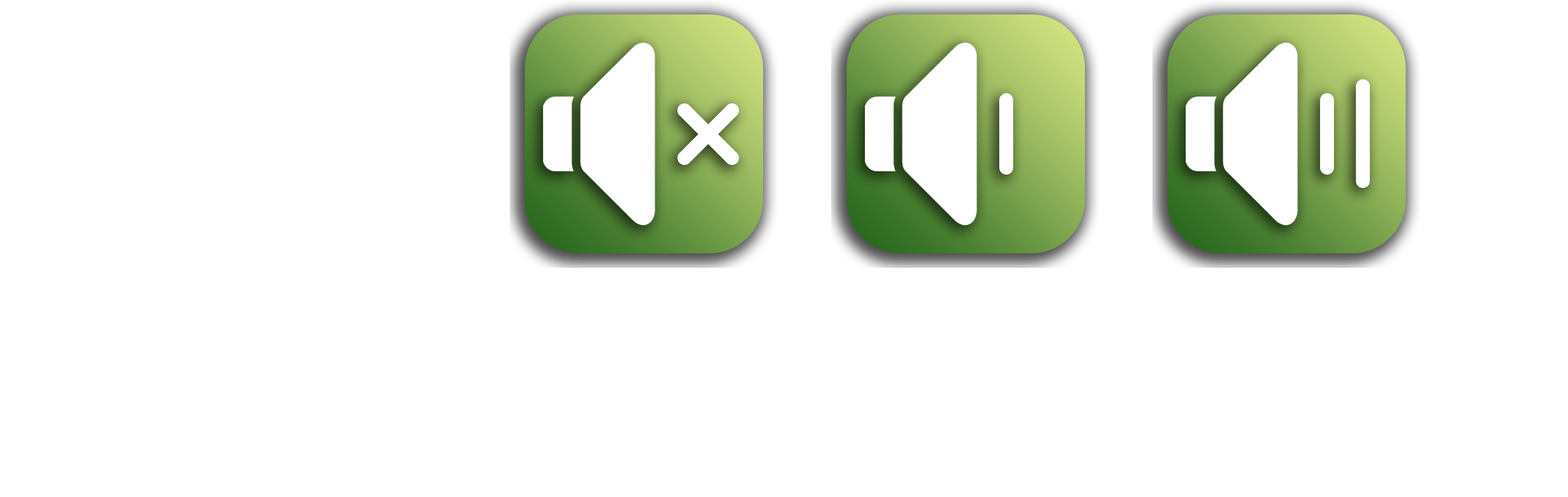
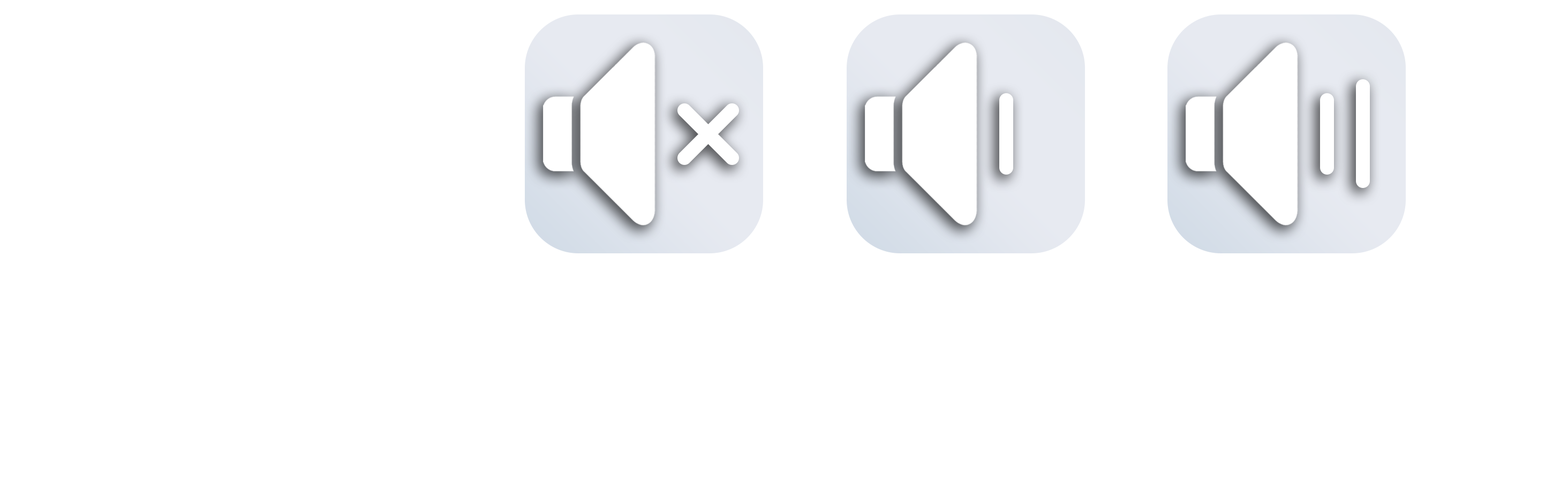
Before/after of a 1568 × 497 layered artwork. What changed in the layer stack:
pixels changed over (509, 0, 1421, 268) (layer not identified)
